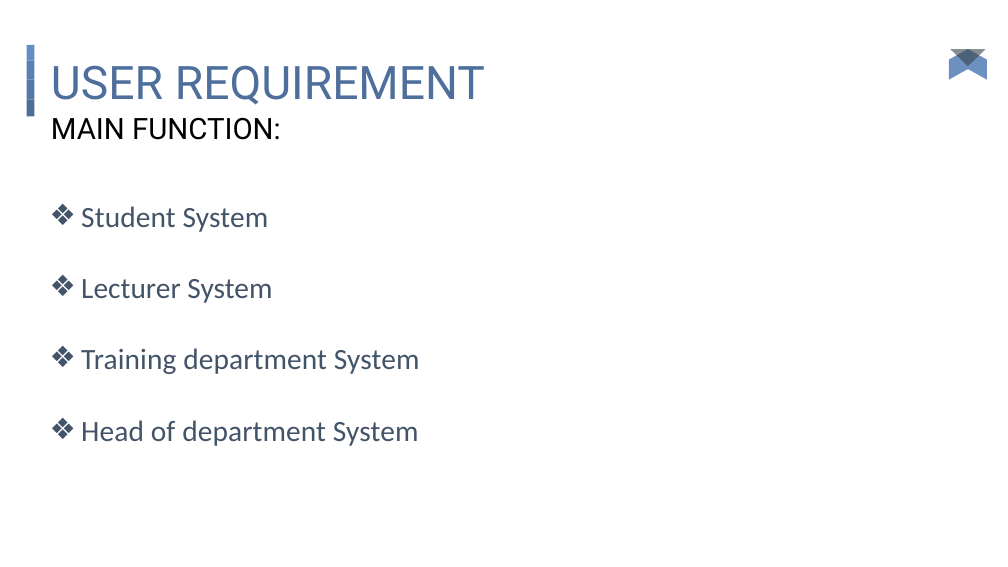
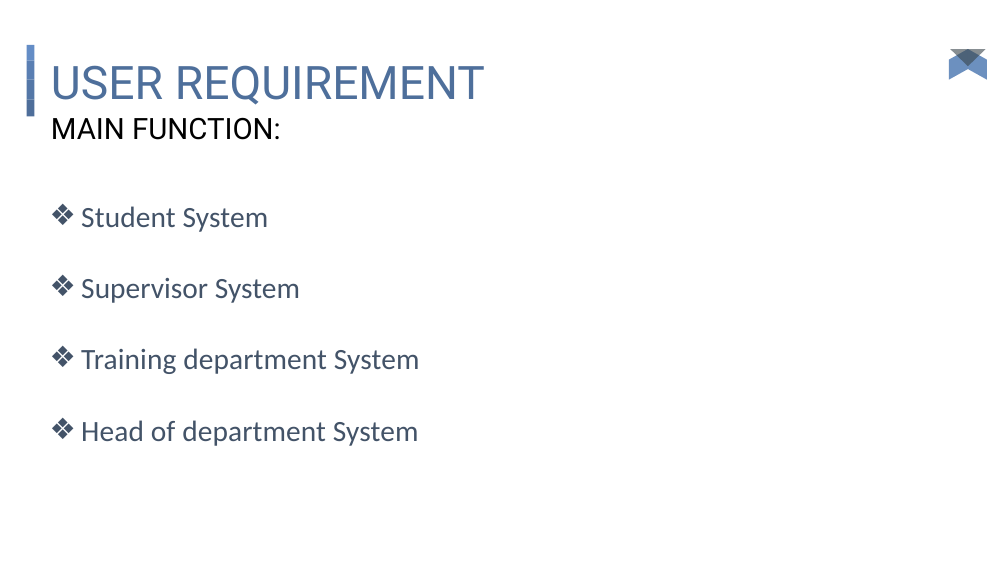
Before and after one commit to ducken1412/CapstoneProjectManagement, a slide deck: slide 21 of FPTU CAPSTONE PROJECT MANAGEMENT.pptx. Drawn at 1008x567 pixels with LibreOffice and Linux fonts; fonts in the diff are those of the drawing. Boxes give left, top, right and bottom in pixels: in the first picture for what was removed or moved away, otherwise in the second. Text is boxed around its words. In the diff, an @@ line names an element or a change of style, - is before the commit and + after.

```diff
--- a/FPTU CAPSTONE PROJECT MANAGEMENT.pptx
+++ b/FPTU CAPSTONE PROJECT MANAGEMENT.pptx
@@ text at (81,278,300,303): text changed @@
-❖ Lecturer System
+❖ Supervisor System
```
Also in this commit, not shown: 3 other slides changed.
